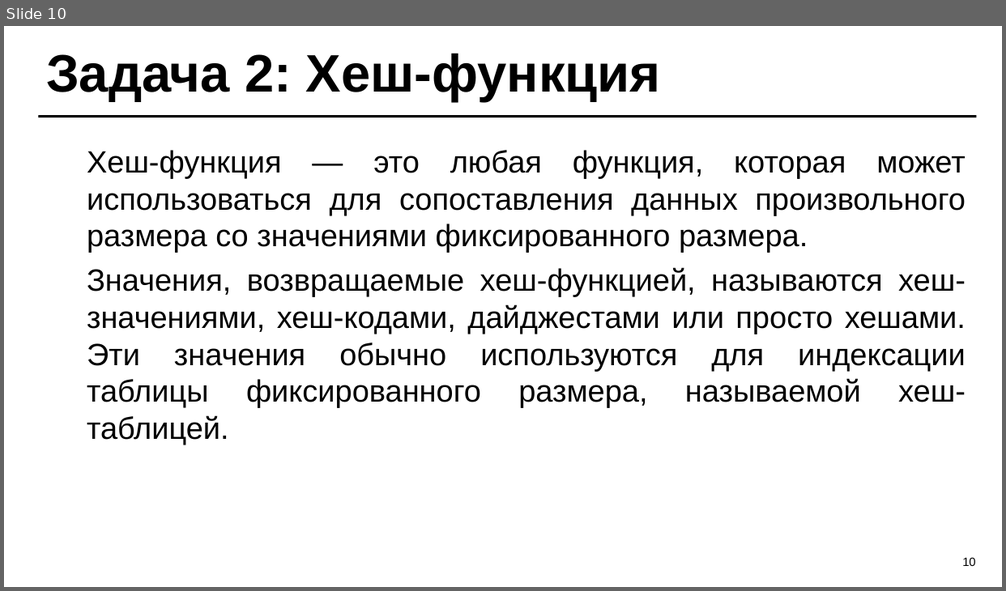
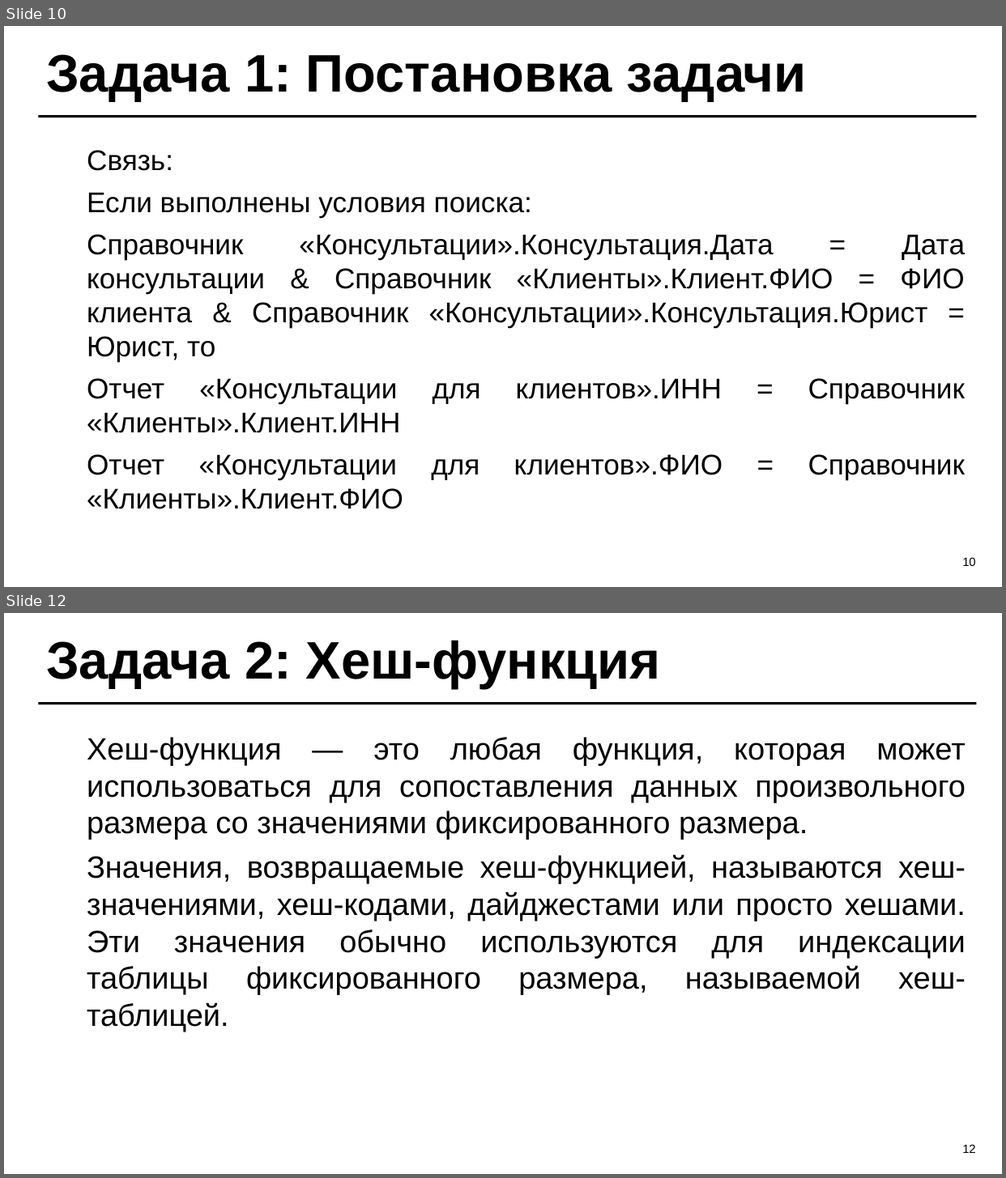
Before and after one commit to TheFusterMan/KursProject, a slide deck: Курсовой проект 2025 - ИС Юридическая фирма Б9123-09.03.04.ppt. Shown one above the other, each under a label of ours: slide 10 before the commit, slides 10 and 12 after it; the slides between them are not shown. The pictures are 1006x591 and 1006x1178 pixels, drawn with LibreOffice and Linux fonts; fonts in the diff are those of the drawing. Boxes give left, top, right and bottom in pixels: in the first picture for what was removed or moved away, otherwise in the second. Text is boxed around its words. In the diff, an @@ line names an element or a change of style, - is before the commit and + after.

```diff
--- a/Курсовой проект 2025 - ИС Юридическая фирма Б9123-09.03.04.ppt
+++ b/Курсовой проект 2025 - ИС Юридическая фирма Б9123-09.03.04.ppt
@@ slide 10 added at box(4, 26, 1002, 587), background #FFFFFF; not listed: 1 template element that a slide beside it also shows @@
@@ title added at box(46, 54, 806, 101), 48 pt, text #000000, bold @@
+Задача 1: Постановка задачи
@@ text added at box(87, 150, 965, 510), 25.9 pt, text #000000 @@
+Связь:
+Если выполнены условия поиска:
+Справочник «Консультации».Консультация.Дата = Дата консультации & Справочник «Клиенты».Клиент.ФИО = ФИО клиента & Справочник «Консультации».Консультация.Юрист = Юрист, то
+Отчет «Консультации для клиентов».ИНН = Справочник «Клиенты».Клиент.ИНН
+Отчет «Консультации для клиентов».ФИО = Справочник «Клиенты».Клиент.ФИО
@@ page number added at box(962, 557, 975, 566), 10.8 pt, text #000000 @@
+10
@@ what was slide 10 is now slide 12 @@
@@ page number at box(962, 1144, 975, 1153): text changed @@
-10
+12
```
Also in this commit, not shown: 17 slides changed, 6 other slides added, 6 slides removed, 7 other files.
